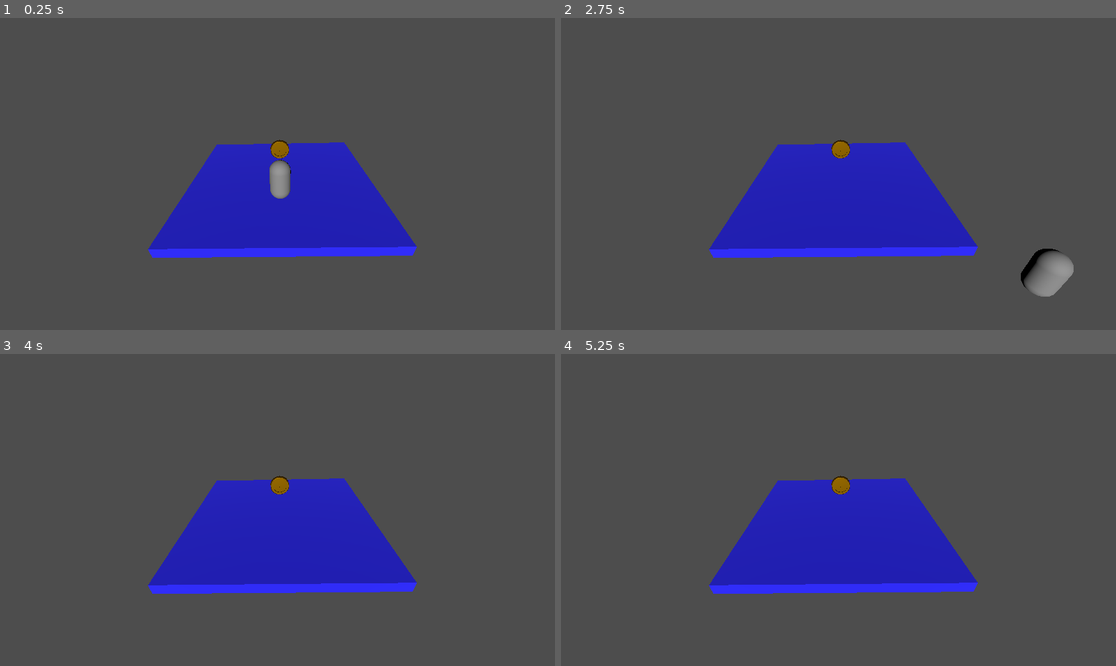
Above: before the commit, frames 1-4 (two rows, left to right).
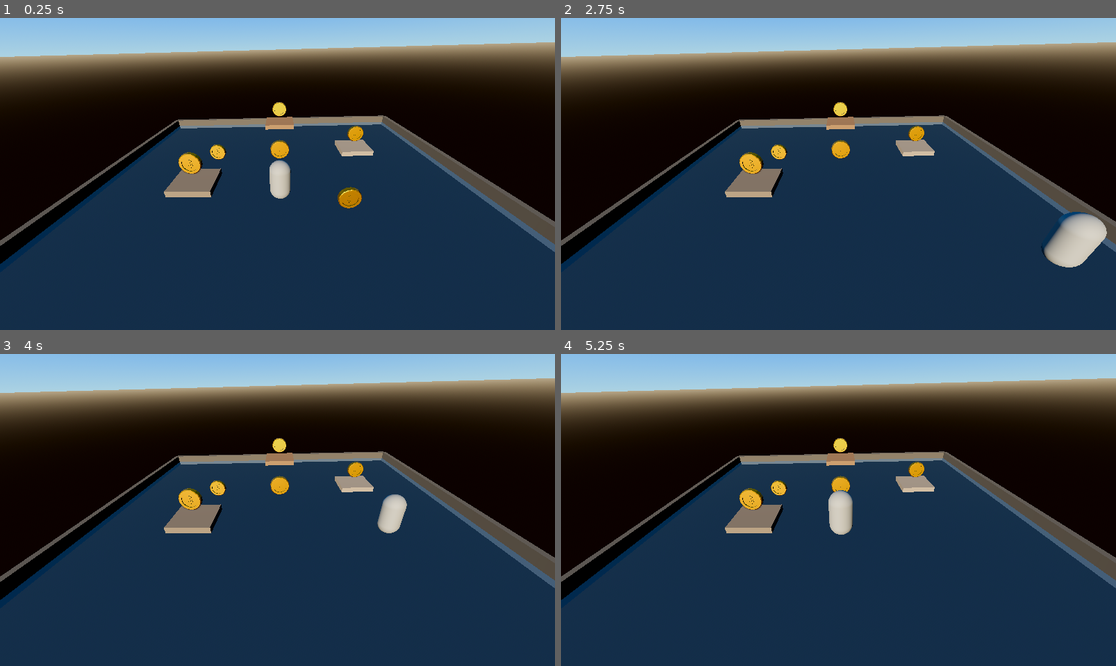
Above: after the commit, the same moments.

Repository: yi2003/3d-platform
Game: Godot game, scene res://scenes/level_1.tscn
Two runs of this game, one before a commit and one after it. Both use one fixed random seed, a clock stepped at 60 frames per second and the inputs below.
Inputs:
- Up to frame 1 (0.25 s): no input
- Up to frame 2 (2.75 s): tap Enter (ui_accept) at 0.5, 0.77, 1.52 s; hold Right (ui_right) 0.53-1.28 s; hold Down (ui_down) 1.28-2.03 s; hold Right (ui_right) from 2.03 s (still down)
- Up to frame 3 (4 s): release Right (ui_right) at 2.78 s; hold Up (ui_up) 2.78-3.53 s; tap Enter (ui_accept) at 3.02, 3.77 s; hold Left (ui_left) from 3.53 s (still down)
- Up to frame 4 (5.25 s): tap Enter (ui_accept) at 4.52 s; release Left (ui_left) at 5.03 s; hold Down (ui_down) from 5.03 s (still down)

The runs differ from the first frame. In frame 1, 98% of the frame differs, in the area x 0-100%, y 0-100%; in frame 2, 98%; in frame 3, 98%; in frame 4, 98%.

Commit message:
Add natural outdoor environment with blue sky and metallic glass floor
- ProceduralSkyMaterial with blue sky gradient
- Physical atmosphere: SSAO, volumetric fog, AgX tonemap
- Warm sunlight with 4-split cascaded shadow maps
- Floor expanded to 20x20 with polished metallic glass material
- 4 border walls and 3 raised stone platforms
- 6 collectible coins scattered across ground and platforms

Co-Authored-By: Claude Opus 4.7 <noreply@anthropic.com>

Diff:
--- a/scenes/level_1.tscn
+++ b/scenes/level_1.tscn
@@ -1,40 +1,215 @@
 [gd_scene format=3 uid="uid://dks10hh17glg3"]
 
-[ext_resource type="PackedScene" uid="uid://cf7mu6fnvqbjv" path="res://scenes/coin.tscn" id="1_014kd"]
-[ext_resource type="PackedScene" uid="uid://vbng1cqgm7s5" path="res://scenes/player.tscn" id="2_bswci"]
-
-[sub_resource type="PhysicsMaterial" id="PhysicsMaterial_gkh53"]
-
-[sub_resource type="StandardMaterial3D" id="StandardMaterial3D_014kd"]
-albedo_color = Color(0.15294118, 0.13333334, 1, 1)
-
-[sub_resource type="BoxMesh" id="BoxMesh_bswci"]
-
-[sub_resource type="BoxShape3D" id="BoxShape3D_rus8k"]
-size = Vector3(10, 0.5, 10)
+[ext_resource type="PackedScene" uid="uid://cf7mu6fnvqbjv" path="res://scenes/coin.tscn" id="1_coin"]
+[ext_resource type="PackedScene" uid="uid://vbng1cqgm7s5" path="res://scenes/player.tscn" id="2_player"]
+
+[sub_resource type="ProceduralSkyMaterial" id="ProceduralSkyMaterial_sky"]
+sky_top_color = Color(0.15, 0.35, 0.75, 1)
+sky_horizon_color = Color(0.5, 0.7, 0.95, 1)
+sky_curve = 0.12
+ground_bottom_color = Color(0.1, 0.08, 0.06, 1)
+ground_horizon_color = Color(0.55, 0.5, 0.4, 1)
+ground_curve = 0.03
+sun_angle_max = 15.0
+sun_curve = 0.1
+energy_multiplier = 1.2
+
+[sub_resource type="Sky" id="Sky_sky"]
+sky_material = SubResource("ProceduralSkyMaterial_sky")
+
+[sub_resource type="Environment" id="Environment_env"]
+background_mode = 2
+sky = SubResource("Sky_sky")
+ambient_light_source = 3
+ambient_light_sky_contribution = 0.6
+ambient_light_energy = 0.4
+tonemap_mode = 4
+tonemap_exposure = 1.1
+ssao_enabled = true
+ssao_radius = 1.2
+ssao_intensity = 1.5
+ssao_detail = 0.4
+volumetric_fog_enabled = true
+volumetric_fog_density = 0.015
+volumetric_fog_albedo = Color(0.9, 0.85, 0.8, 1)
+volumetric_fog_length = 80.0
+volumetric_fog_ambient_inject = 0.2
+adjustment_enabled = true
+adjustment_brightness = 1.05
+adjustment_contrast = 1.1
+adjustment_saturation = 1.15
+
+[sub_resource type="PhysicsMaterial" id="PhysicsMaterial_floor"]
+
+[sub_resource type="StandardMaterial3D" id="Material_earth"]
+transparency = 1
+albedo_color = Color(0.6, 0.75, 0.85, 0.35)
+metallic = 0.9
+roughness = 0.0
+
+[sub_resource type="BoxMesh" id="BoxMesh_floor"]
+
+[sub_resource type="BoxShape3D" id="BoxShape_floor"]
+size = Vector3(20, 0.5, 20)
+
+[sub_resource type="StandardMaterial3D" id="Material_wall"]
+albedo_color = Color(0.32, 0.3, 0.28, 1)
+roughness = 0.9
+
+[sub_resource type="BoxMesh" id="BoxMesh_wall_ns"]
+
+[sub_resource type="BoxShape3D" id="BoxShape_wall_ns"]
+size = Vector3(20.3, 0.8, 0.3)
+
+[sub_resource type="BoxMesh" id="BoxMesh_wall_ew"]
+
+[sub_resource type="BoxShape3D" id="BoxShape_wall_ew"]
+size = Vector3(0.3, 0.8, 20.3)
+
+[sub_resource type="StandardMaterial3D" id="Material_stone1"]
+albedo_color = Color(0.55, 0.5, 0.45, 1)
+roughness = 0.85
+
+[sub_resource type="BoxMesh" id="BoxMesh_platform"]
+
+[sub_resource type="BoxShape3D" id="BoxShape_platform"]
+size = Vector3(2, 0.3, 2)
+
+[sub_resource type="StandardMaterial3D" id="Material_stone2"]
+albedo_color = Color(0.45, 0.4, 0.35, 1)
+roughness = 0.85
+
+[sub_resource type="StandardMaterial3D" id="Material_stone3"]
+albedo_color = Color(0.5, 0.38, 0.28, 1)
+roughness = 0.85
 
 [node name="Level1" type="Node3D" unique_id=811202701]
 
-[node name="Floor" type="StaticBody3D" parent="." unique_id=537211872]
-physics_material_override = SubResource("PhysicsMaterial_gkh53")
-
-[node name="MeshInstance3D" type="MeshInstance3D" parent="Floor" unique_id=214219731]
-transform = Transform3D(10, 0, 0, 0, 0.5, 0, 0, 0, 10, 0, 0, 0)
-material_override = SubResource("StandardMaterial3D_014kd")
-mesh = SubResource("BoxMesh_bswci")
-
-[node name="CollisionShape3D" type="CollisionShape3D" parent="Floor" unique_id=291463037]
-shape = SubResource("BoxShape3D_rus8k")
+[node name="WorldEnvironment" type="WorldEnvironment" parent="." unique_id=677220731]
+environment = SubResource("Environment_env")
 
 [node name="DirectionalLight3D" type="DirectionalLight3D" parent="." unique_id=1737647751]
-transform = Transform3D(0.938112, 0.32206443, -0.12735915, -0.25185093, 0.8868153, 0.38746572, 0.23773298, -0.3314107, 0.91304433, 0, 4.29262, 6.6100073)
+transform = Transform3D(0.86602557, 0.43301263, -0.24999969, -0.35355324, 0.8838834, 0.30618665, 0.35355324, -0.17677726, 0.9185586, 0, 8, 18.718842)
+light_color = Color(1, 0.95, 0.82, 1)
+light_energy = 2.46
+shadow_bias = 0.05
+shadow_normal_bias = 1.5
+directional_shadow_split_1 = 0.08
+directional_shadow_split_2 = 0.18
+directional_shadow_split_3 = 0.45
+directional_shadow_blend_splits = true
+directional_shadow_fade_start = 0.75
+directional_shadow_max_distance = 60.0
 
 [node name="Camera3D" type="Camera3D" parent="." unique_id=1184560684]
 transform = Transform3D(0.99970907, 0.015594512, 0.018400982, -0.022829045, 0.8580008, 0.5131408, -0.0077859014, -0.5134116, 0.85810727, 0.061296463, 6.5841155, 10.226499)
 fov = 73.722984
 
-[node name="Coin" parent="." unique_id=994259375 instance=ExtResource("1_014kd")]
+[node name="Floor" type="StaticBody3D" parent="." unique_id=537211872]
+physics_material_override = SubResource("PhysicsMaterial_floor")
+
+[node name="MeshInstance3D" type="MeshInstance3D" parent="Floor" unique_id=214219731]
+transform = Transform3D(20, 0, 0, 0, 0.5, 0, 0, 0, 20, 0, 0, 0)
+material_override = SubResource("Material_earth")
+mesh = SubResource("BoxMesh_floor")
+
+[node name="CollisionShape3D" type="CollisionShape3D" parent="Floor" unique_id=291463037]
+shape = SubResource("BoxShape_floor")
+
+[node name="Wall_N" type="StaticBody3D" parent="." unique_id=100000001]
+transform = Transform3D(1, 0, 0, 0, 1, 0, 0, 0, 1, 0, 0.4, -10.15)
+
+[node name="MeshInstance3D" type="MeshInstance3D" parent="Wall_N" unique_id=100000002]
+transform = Transform3D(20.3, 0, 0, 0, 0.8, 0, 0, 0, 0.3, 0, 0, 0)
+material_override = SubResource("Material_wall")
+mesh = SubResource("BoxMesh_wall_ns")
+
+[node name="CollisionShape3D" type="CollisionShape3D" parent="Wall_N" unique_id=100000003]
+shape = SubResource("BoxShape_wall_ns")
+
+[node name="Wall_S" type="StaticBody3D" parent="." unique_id=100000004]
+transform = Transform3D(1, 0, 0, 0, 1, 0, 0, 0, 1, 0, 0.4, 10.15)
+
+[node name="MeshInstance3D" type="MeshInstance3D" parent="Wall_S" unique_id=100000005]
+transform = Transform3D(20.3, 0, 0, 0, 0.8, 0, 0, 0, 0.3, 0, 0, 0)
+material_override = SubResource("Material_wall")
+mesh = SubResource("BoxMesh_wall_ns")
+
+[node name="CollisionShape3D" type="CollisionShape3D" parent="Wall_S" unique_id=100000006]
+shape = SubResource("BoxShape_wall_ns")
+
+[node name="Wall_E" type="StaticBody3D" parent="." unique_id=100000007]
+transform = Transform3D(1, 0, 0, 0, 1, 0, 0, 0, 1, 10.15, 0.4, 0)
+
+[node name="MeshInstance3D" type="MeshInstance3D" parent="Wall_E" unique_id=100000008]
+transform = Transform3D(0.3, 0, 0, 0, 0.8, 0, 0, 0, 20.3, 0, 0, 0)
+material_override = SubResource("Material_wall")
+mesh = SubResource("BoxMesh_wall_ew")
+
+[node name="CollisionShape3D" type="CollisionShape3D" parent="Wall_E" unique_id=100000009]
+shape = SubResource("BoxShape_wall_ew")
+
+[node name="Wall_W" type="StaticBody3D" parent="." unique_id=100000010]
+transform = Transform3D(1, 0, 0, 0, 1, 0, 0, 0, 1, -10.15, 0.4, 0)
+
+[node name="MeshInstance3D" type="MeshInstance3D" parent="Wall_W" unique_id=100000011]
+transform = Transform3D(0.3, 0, 0, 0, 0.8, 0, 0, 0, 20.3, 0, 0, 0)
+material_override = SubResource("Material_wall")
+mesh = SubResource("BoxMesh_wall_ew")
+
+[node name="CollisionShape3D" type="CollisionShape3D" parent="Wall_W" unique_id=100000012]
+shape = SubResource("BoxShape_wall_ew")
+
+[node name="Platform1" type="StaticBody3D" parent="." unique_id=100000100]
+transform = Transform3D(1, 0, 0, 0, 1, 0, 0, 0, 1, 5, 0.7, -3)
+
+[node name="MeshInstance3D" type="MeshInstance3D" parent="Platform1" unique_id=100000101]
+transform = Transform3D(2, 0, 0, 0, 0.3, 0, 0, 0, 2, 0, 0, 0)
+material_override = SubResource("Material_stone1")
+mesh = SubResource("BoxMesh_platform")
+
+[node name="CollisionShape3D" type="CollisionShape3D" parent="Platform1" unique_id=100000102]
+shape = SubResource("BoxShape_platform")
+
+[node name="Platform2" type="StaticBody3D" parent="." unique_id=100000200]
+transform = Transform3D(1, 0, 0, 0, 1, 0, 0, 0, 1, -4, 1.3, 2)
+
+[node name="MeshInstance3D" type="MeshInstance3D" parent="Platform2" unique_id=100000201]
+transform = Transform3D(2, 0, 0, 0, 0.3, 0, 0, 0, 2, 0, 0, 0)
+material_override = SubResource("Material_stone2")
+mesh = SubResource("BoxMesh_platform")
+
+[node name="CollisionShape3D" type="CollisionShape3D" parent="Platform2" unique_id=100000202]
+shape = SubResource("BoxShape_platform")
+
+[node name="Platform3" type="StaticBody3D" parent="." unique_id=100000300]
+transform = Transform3D(1, 0, 0, 0, 1, 0, 0, 0, 1, 0, 1.9, -5)
+
+[node name="MeshInstance3D" type="MeshInstance3D" parent="Platform3" unique_id=100000301]
+transform = Transform3D(2, 0, 0, 0, 0.3, 0, 0, 0, 2, 0, 0, 0)
+material_override = SubResource("Material_stone3")
+mesh = SubResource("BoxMesh_platform")
+
+[node name="CollisionShape3D" type="CollisionShape3D" parent="Platform3" unique_id=100000302]
+shape = SubResource("BoxShape_platform")
+
+[node name="Coin1" parent="." unique_id=994259375 instance=ExtResource("1_coin")]
 transform = Transform3D(0.997892, 0, 0.06489807, 0, 1, 0, -0.06489807, 0, 0.997892, 0, 2, 0)
 
-[node name="Player" parent="." unique_id=1900418694 instance=ExtResource("2_bswci")]
-transform = Transform3D(1, 0, 0, 0, 1, 0, 0, 0, 1, 0, 1.1050042, 1.8527601)
+[node name="Coin2" parent="." unique_id=100001001 instance=ExtResource("1_coin")]
+transform = Transform3D(1, 0, 0, 0, 1, 0, 0, 0, 1, 3, 1, 3)
+
+[node name="Coin3" parent="." unique_id=100001002 instance=ExtResource("1_coin")]
+transform = Transform3D(1, 0, 0, 0, 1, 0, 0, 0, 1, -4, 1, -2)
+
+[node name="Coin4" parent="." unique_id=100001003 instance=ExtResource("1_coin")]
+transform = Transform3D(1, 0, 0, 0, 1, 0, 0, 0, 1, 5, 1.7, -3)
+
+[node name="Coin5" parent="." unique_id=100001004 instance=ExtResource("1_coin")]
+transform = Transform3D(1, 0, 0, 0, 1, 0, 0, 0, 1, -4, 2.3, 2)
+
+[node name="Coin6" parent="." unique_id=100001005 instance=ExtResource("1_coin")]
+transform = Transform3D(1, 0, 0, 0, 1, 0, 0, 0, 1, 0, 2.9, -5)
+
+[node name="Player" parent="." unique_id=1900418694 instance=ExtResource("2_player")]
+transform = Transform3D(1, 0, 0, 0, 1, 0, 0, 0, 1, 0, 1.5, 1.85)
Not shown: 1 places in scenes/coin.tscn that only renumber resources
